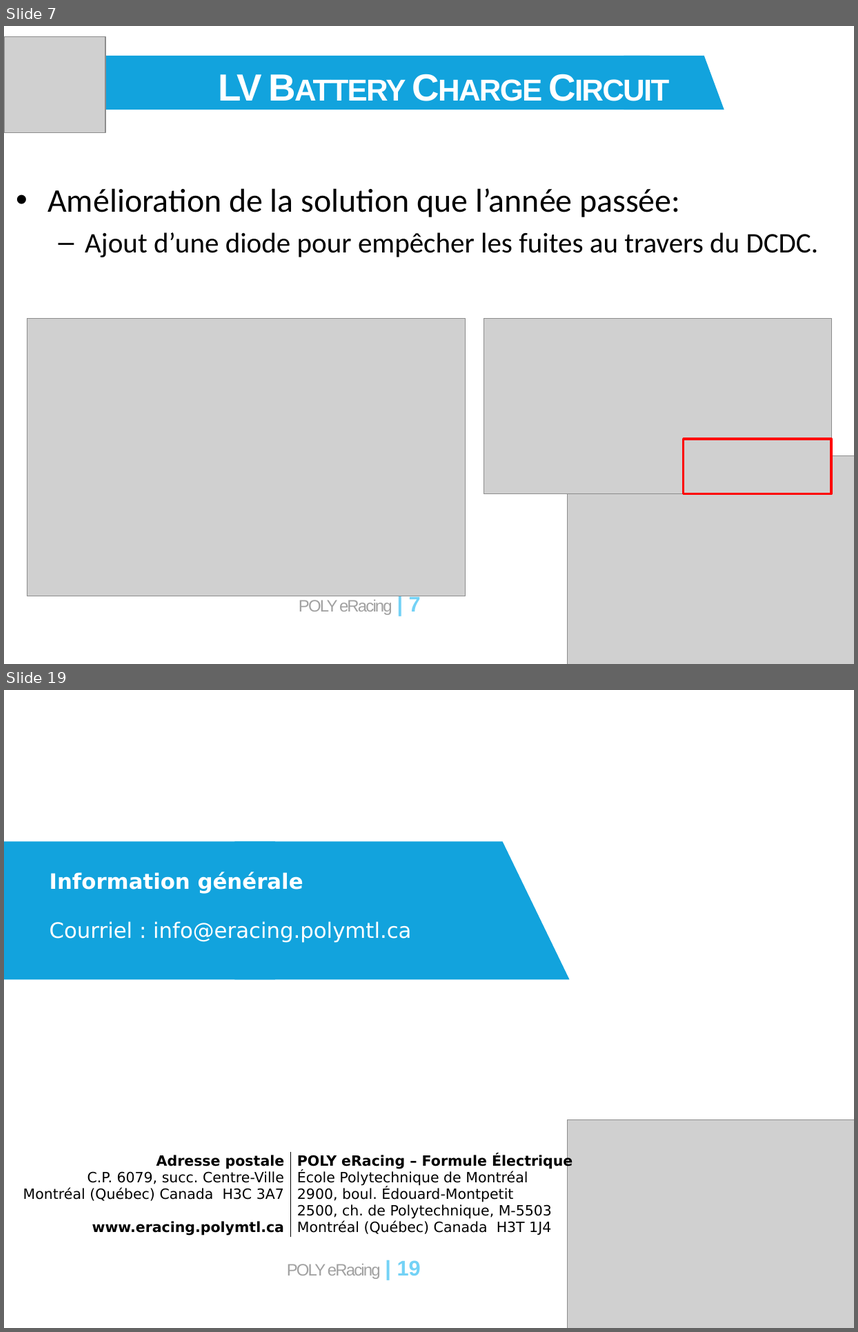
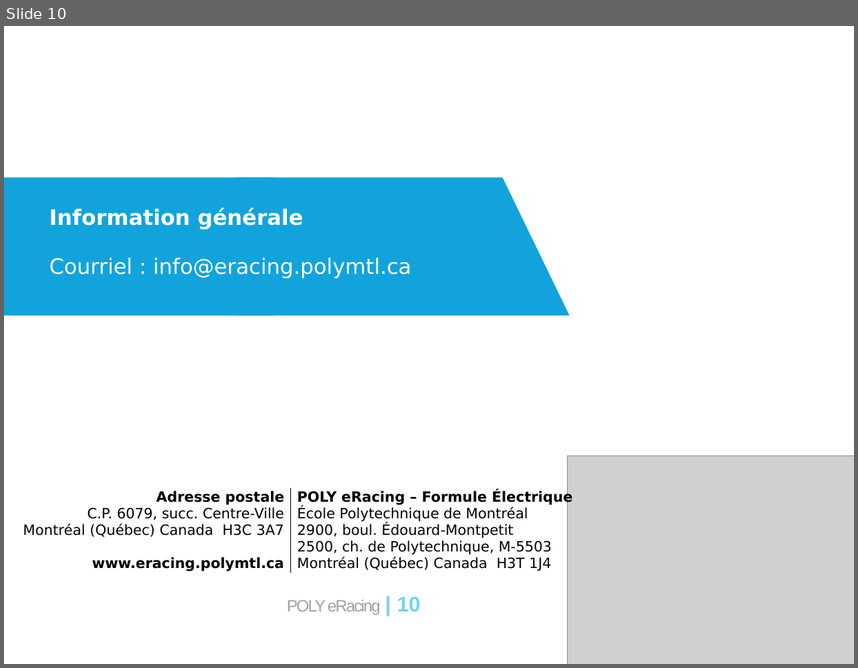
Before and after one commit to eRacing/DAQ, a slide deck: doc/DAQ_v3_DR1.pptx. Shown one above the other, each under a label of ours: slides 7 and 19 before the commit, slide 10 after it; the slides between them are not shown. The pictures are 858x1332 and 858x668 pixels, drawn with LibreOffice and Linux fonts; fonts in the diff are those of the drawing; grey boxes stand for pictures. Boxes give left, top, right and bottom in pixels: in the first picture for what was removed or moved away, otherwise in the second. Text is boxed around its words. In the diff, an @@ line names an element or a change of style, - is before the commit and + after.

```diff
--- a/doc/DAQ_v3_DR1.pptx
+++ b/doc/DAQ_v3_DR1.pptx
@@ slide 7 removed at bbox=[4, 26, 854, 664], background #FFFFFF; not listed: 1 template element that a slide beside it also shows @@
@@ picture removed at bbox=[4, 37, 105, 133] @@
@@ rectangle removed at bbox=[62, 56, 650, 110] @@
@@ flow chart manual input removed at bbox=[624, 56, 724, 110] @@
@@ text removed at bbox=[218, 74, 262, 101] @@
-LV Battery Charge Circuit
@@ text removed at bbox=[47, 188, 819, 257] @@
-• Amélioration de la solution que l’année passée:
-  – Ajout d’une diode pour empêcher les fuites au travers du DCDC.
@@ picture removed at bbox=[27, 319, 466, 595] @@
@@ picture removed at bbox=[484, 319, 832, 494] @@
@@ rectangle removed at bbox=[683, 439, 831, 494] @@
@@ picture removed at bbox=[568, 455, 854, 664] @@
@@ what was slide 19 is now slide 10 @@
@@ page number at bbox=[287, 596, 421, 615]: text changed @@
-POLY eRacing | 19
+POLY eRacing | 10
```
Also in this commit, not shown: 3 slides changed, 6 slides added, 14 other slides removed, 2 other files.
